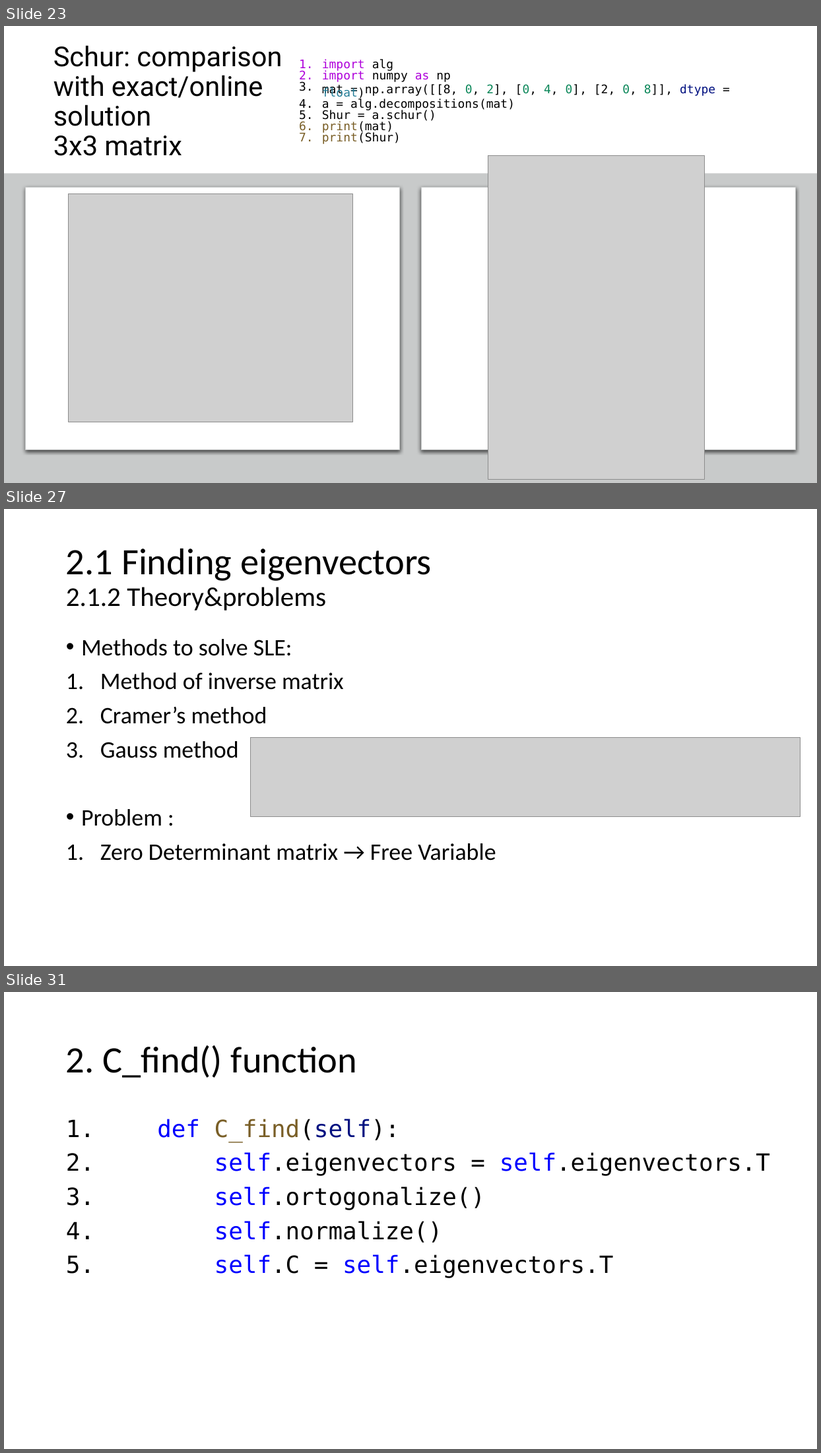
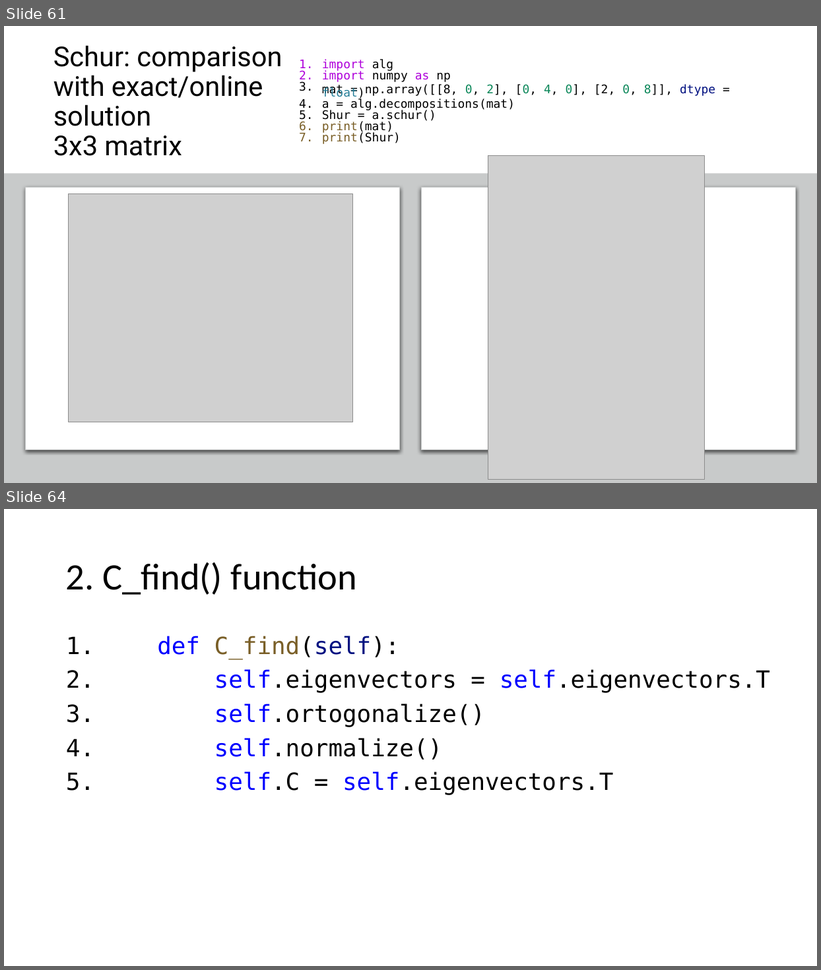
Before and after one commit to netalydana28/Python2, a slide deck: project3/algebra.pptx. Shown one above the other, each under a label of ours: slides 23, 27 and 31 before the commit, slides 61 and 64 after it; the slides between them are not shown. The pictures are 821x1453 and 821x970 pixels, drawn with LibreOffice and Linux fonts; fonts in the diff are those of the drawing; grey boxes stand for pictures. Boxes give left, top, right and bottom in pixels: in the first picture for what was removed or moved away, otherwise in the second. Text is boxed around its words. In the diff, an @@ line names an element or a change of style, - is before the commit and + after.

```diff
--- a/project3/algebra.pptx
+++ b/project3/algebra.pptx
@@ slide 27 removed at (4,509,817,966), background #FFFFFF @@
@@ title removed at (66,548,432,611) @@
-2.1 Finding eigenvectors
-2.1.2 Theory&problems
@@ text removed at (81,639,496,861) @@
-• Methods to solve SLE:
-1. Method of inverse matrix
-2. Cramer’s method
-3. Gauss method
-• Problem :
-1. Zero Determinant matrix → Free Variable
@@ picture removed at (250,738,801,817) @@
@@ what was slide 23 is now slide 61 @@
@@ what was slide 31 is now slide 64 @@
```
Also in this commit, not shown: 10 slides changed, 46 slides added, 5 other slides removed, 4 other files.
